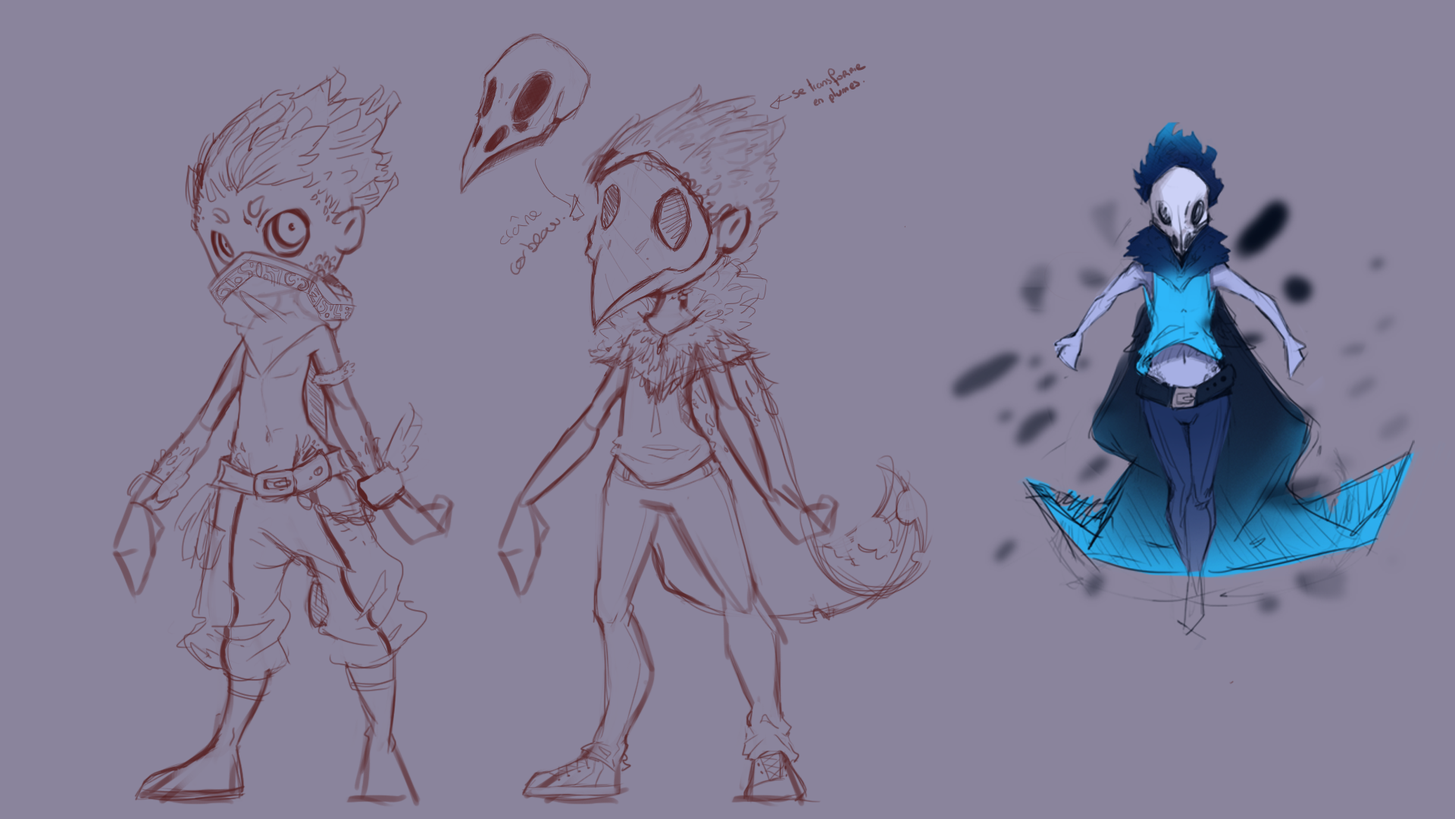
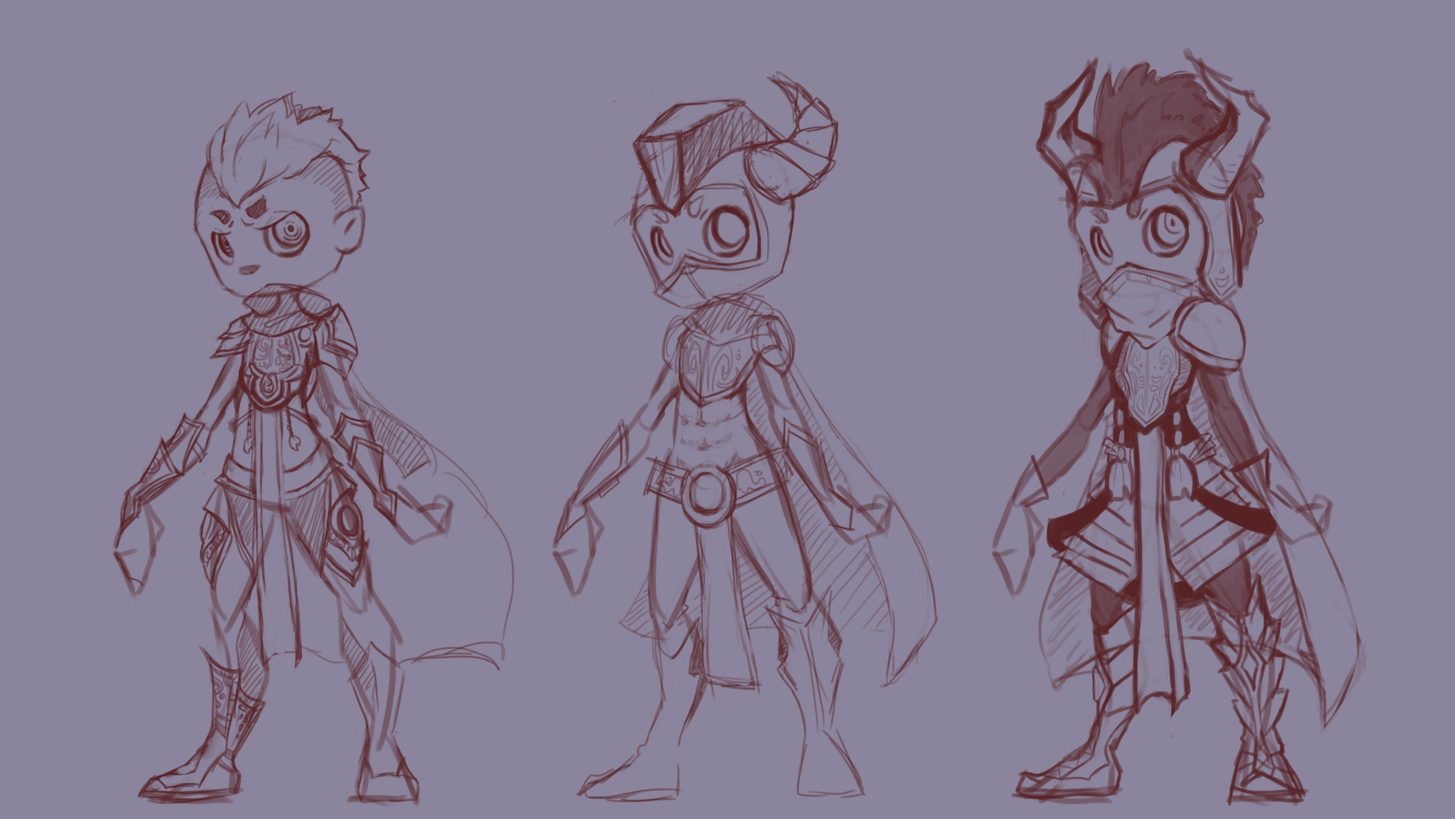
Comparing the layer stacks of the two 1455px x 819px images. Changes:
removed group "colo_01" (8 layers) over [945, 121, 1445, 650]
removed layer "colo" (1st of 2, in "colo_01") from group "colo_01" over [1001, 122, 1416, 640]
removed group "colo" (2nd of 2, in "colo_01") (6 layers) from group "colo_01" over [945, 121, 1445, 650]
removed layer "Calque 18" from group "colo" over [945, 189, 1419, 624]
added layer "concept 01" above "concept 02" over [114, 89, 516, 805]
added layer "concept 02" above "concept_02_base" over [553, 69, 939, 803]
added layer "concept_02_base" above "concept_03" over [550, 122, 896, 796]
added layer "concept_03" above "Calque 13" over [1035, 46, 1369, 770]
moved "Calque 13" out of group "colo", painted on it over [1037, 256, 1326, 630]
removed layer "Calque 16" from group "colo" over [1013, 266, 1445, 589]
removed layer "concept_01" over [114, 63, 1087, 807]
removed layer "concept_02" over [149, 33, 1235, 807]
moved "Calque 14" out of group "colo", painted on it over [1056, 58, 1266, 650]
removed layer "Calque 15" from group "colo" over [1133, 258, 1226, 377]
removed layer "Calque 17" from group "colo" over [1131, 132, 1213, 269]
added layer "Calque 12" above "concept_03_base" over [1011, 86, 1311, 807]
added layer "concept_03_base" above "Calque 11" over [226, 99, 1335, 807]
